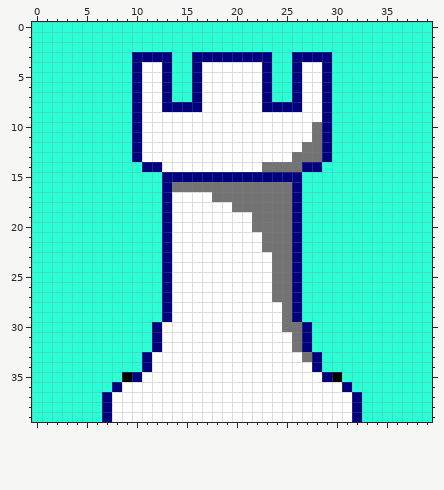
Pixel-art sprite -- assets/rook.png. This is how it looked before the edit.
The file is 40x40 pixels.
The result:
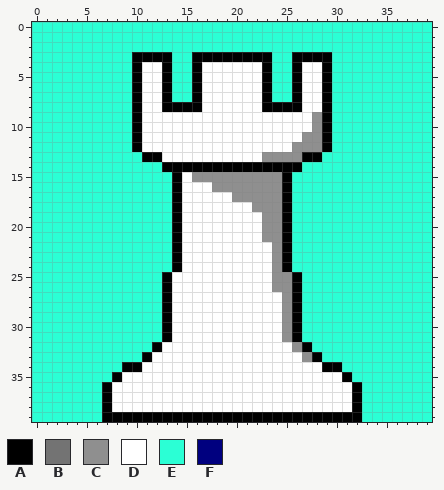
Palette (. is transparent): A #000000  B #737373  C #8f8f8f  D #ffffff  E #2bffd5  F #00007f
Difference:
y 3: x 10..13 FFFF -> AAAA; x 16..23 FFFFFFFF -> AAAAAAAA; x 26..29 FFFF -> AAAA
y 4..7: x 10 F -> A; x 13 F -> A; x 16 F -> A; x 23 F -> A; x 26 F -> A; x 29 F -> A
y 8: x 10 F -> A; x 13..16 FFFF -> AAAA; x 23..26 FFFF -> AAAA; x 29 F -> A
y 9: x 10 F -> A; x 28..29 DF -> CA
y 10: x 10 F -> A; x 28..29 BF -> CA
y 11: x 10 F -> A; x 27..29 DBF -> CCA
y 12: x 10 F -> A; x 26..29 DBBF -> CCCA
y 13: x 10..12 FDD -> EAA; x 23..29 DDDBBBF -> CCCCAAE
y 14: x 11..28 FFDDDDDDDDDDBBBBFF -> EEAAAAAAAAAAAAAAEE
y 15: x 13..26 FFFFFFFFFFFFFF -> EADCCCCCCCCCAE
y 16: x 13..26 FBBBBBBBBBBBBF -> EADDDCCCCCCCAE
y 17: x 13..14 FD -> EA; x 18..26 BBBBBBBBF -> DDCCCCCAE
y 18: x 13..14 FD -> EA; x 20..26 BBBBBBF -> DDCCCAE
y 19..20: x 13..14 FD -> EA; x 22..26 BBBBF -> DCCAE
y 21: x 13..14 FD -> EA; x 23..26 BBBF -> CCAE
y 22: x 13..14 FD -> EA; x 23..26 BBBF -> DCAE
y 23..24: x 13..14 FD -> EA; x 24..26 BBF -> CAE
y 25..26: x 13 F -> A; x 24..26 BBF -> CCA
y 27: x 13 F -> A; x 24..26 BBF -> DCA
y 28..29: x 13 F -> A; x 25..26 BF -> CA
y 30: x 12..13 FD -> EA; x 25..27 BBF -> CAE
y 31: x 12..13 FD -> EA; x 25..27 DBF -> CAE
y 32: x 12 F -> A; x 26..27 BF -> CA
y 33: x 11 F -> A; x 27..28 BF -> CA
y 34: x 9..11 EEF -> AAD; x 28..30 FEE -> DAA
y 35: x 8..10 EAF -> ADD; x 29..31 FAE -> DDA
y 36: x 7..8 EF -> AD; x 31..32 FE -> DA
y 37..38: x 7 F -> A; x 32 F -> A
y 39: x 7..32 FDDDDDDDDDDDDDDDDDDDDDDDDF -> AAAAAAAAAAAAAAAAAAAAAAAAAA
Changed places in both pictures, as pixel boxes (x1, y1, x2, y2):
changed: (102, 52, 362, 422)
